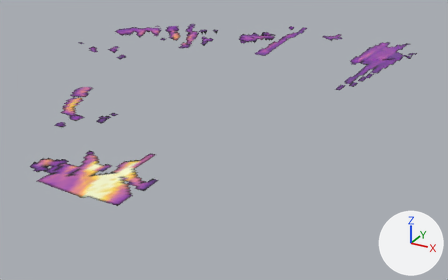
Two versions of the glTF model heat_overlay_january.glb, one commit apart.
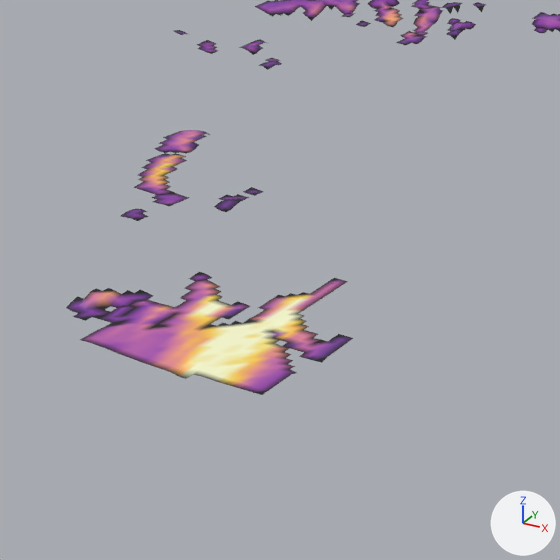
There are two pictures of each version: one whole from a camera (50 mm lens) standing at (391.0, -325.0, 285.0) and looking at (18.0, 353.0, -54.0), one close up on the part from 0% to 56% of the width and 10% to 100% of the height. The axes (+X, +Y, +Z) are drawn at lower right. The lights are the same throughout. The older version's two pictures come first. Vertices at exactly the same position are counted once.

Objects in the first close-up: 'overlay'.
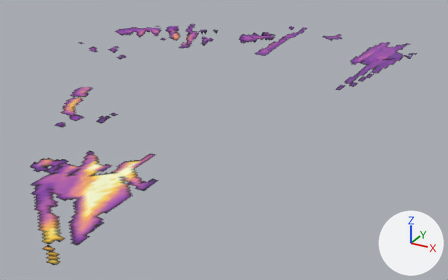
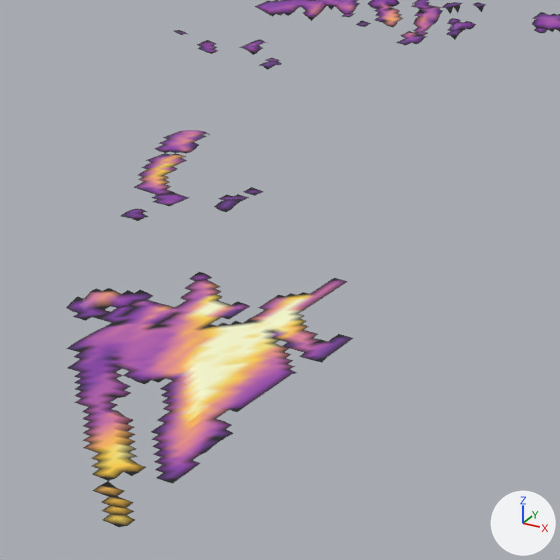
Where the change shows, as pixel boxes [x1, y1, x2, y2] in the close-ups (560 x 560 px):
'overlay', reshaped
    before: [66, 0, 560, 395]
    after: [66, 0, 560, 527]
part 1 of me_overlay, added
    after: [66, 340, 261, 527]
part 2 of me_overlay, recoloured
    both: [82, 338, 267, 395]

The edits, one by one:
me_overlay is used by ob_overlay; location (0.0, 0.0, 0.0).
me_overlay had 2351 vertices, 3590 faces and spanned x -259.0..189.0, y 60.0..760.0, z 1.0..42.0.
me_overlay now has 2673 vertices, 4106 faces and spans x -259.0..189.0, y -36.0..760.0, z 1.0..42.0.
me_overlay part 1: 322 vertices added at x -31.0..81.0, y -36.0..56.0, z 1.0..4.0.
me_overlay part 2: 49 kept faces spanning x -31.0..69.0, y 60.0..64.0, z 1.0..4.0 get new vertex colours.
